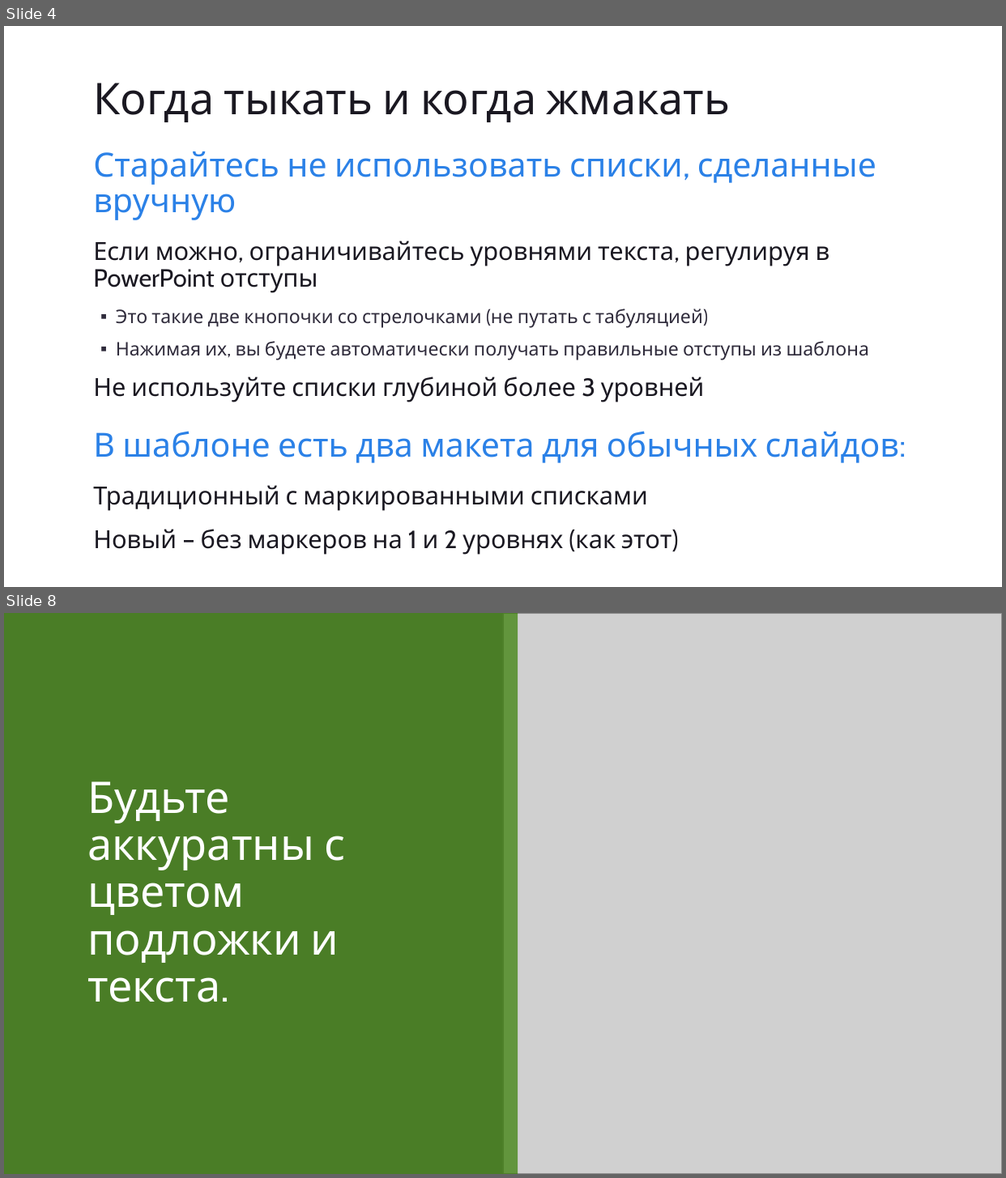
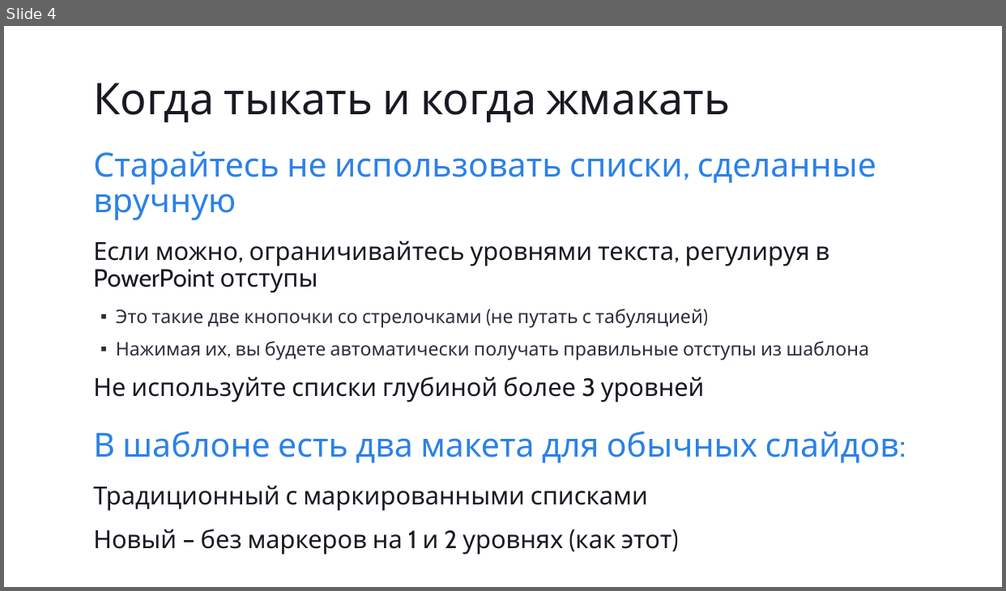
Before and after one commit to eugeneagafonov/devcon2014-ege-azure, a slide deck: Slides/devcon2014_ege.pptx. Shown one above the other, each under a label of ours: slides 4 and 8 before the commit, slide 4 after it; the slides between them are not shown. The pictures are 1006x1178 and 1006x591 pixels, drawn with LibreOffice and Linux fonts; fonts in the diff are those of the drawing; grey boxes stand for pictures. Boxes give left, top, right and bottom in pixels: in the first picture for what was removed or moved away, otherwise in the second. Text is boxed around its words. In the diff, an @@ line names an element or a change of style, - is before the commit and + after.

```diff
--- a/Slides/devcon2014_ege.pptx
+++ b/Slides/devcon2014_ege.pptx
@@ slide 8 removed at [4,613,1002,1174], background #808080 @@
@@ title removed at [4,613,518,1174] @@
-Будьте аккуратны с цветом подложки и текста.
@@ picture removed at [503,614,1002,1174] @@
```
Also in this commit, not shown: 2 slides changed, 19 slides added, 9 other slides removed.
